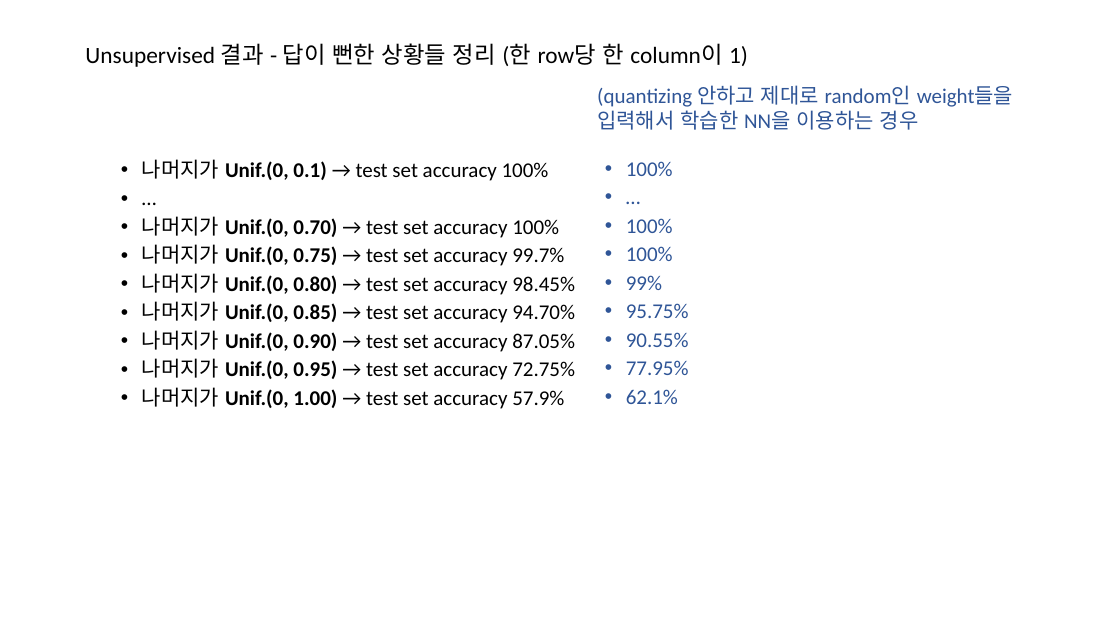
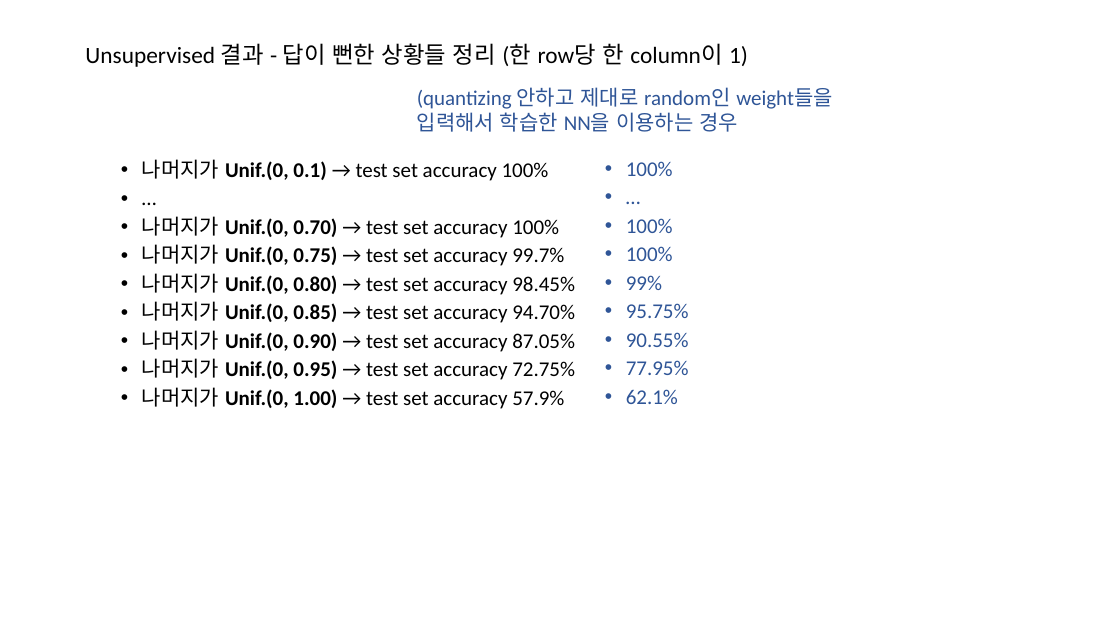
Before and after one commit to ihatesummer/bipartite_maxsum, a slide deck: slide 4 of memo.pptx. Drawn at 1120x630 pixels with LibreOffice and Linux fonts; fonts in the diff are those of the drawing. Boxes give left, top, right and bottom in pixels: in the first picture for what was removed or moved away, otherwise in the second. Text is boxed around its words. In the diff, an @@ line names an element or a change of style, - is before the commit and + after.

```diff
--- a/memo.pptx
+++ b/memo.pptx
@@ text "(quantizing 안하고 제대로 random인 weight들을 ...": place and size @@
-text "(quantizing 안하고 제대로 random인 weight들을 ..." at box(597, 85, 1013, 130)
+text "(quantizing 안하고 제대로 random인 weight들을 ..." at box(417, 87, 832, 132)
```
Also in this commit, not shown: 37 other files.
